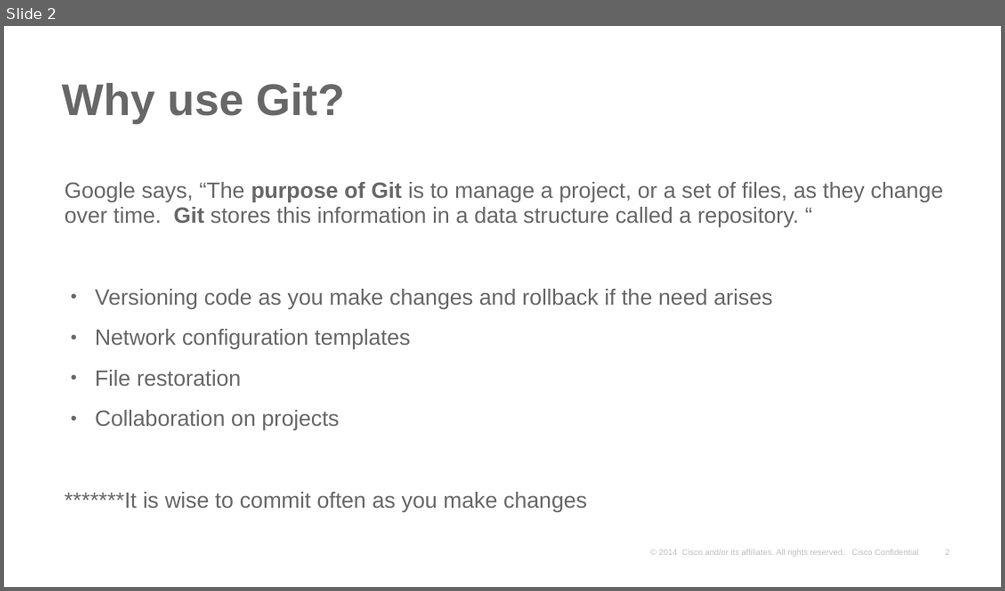
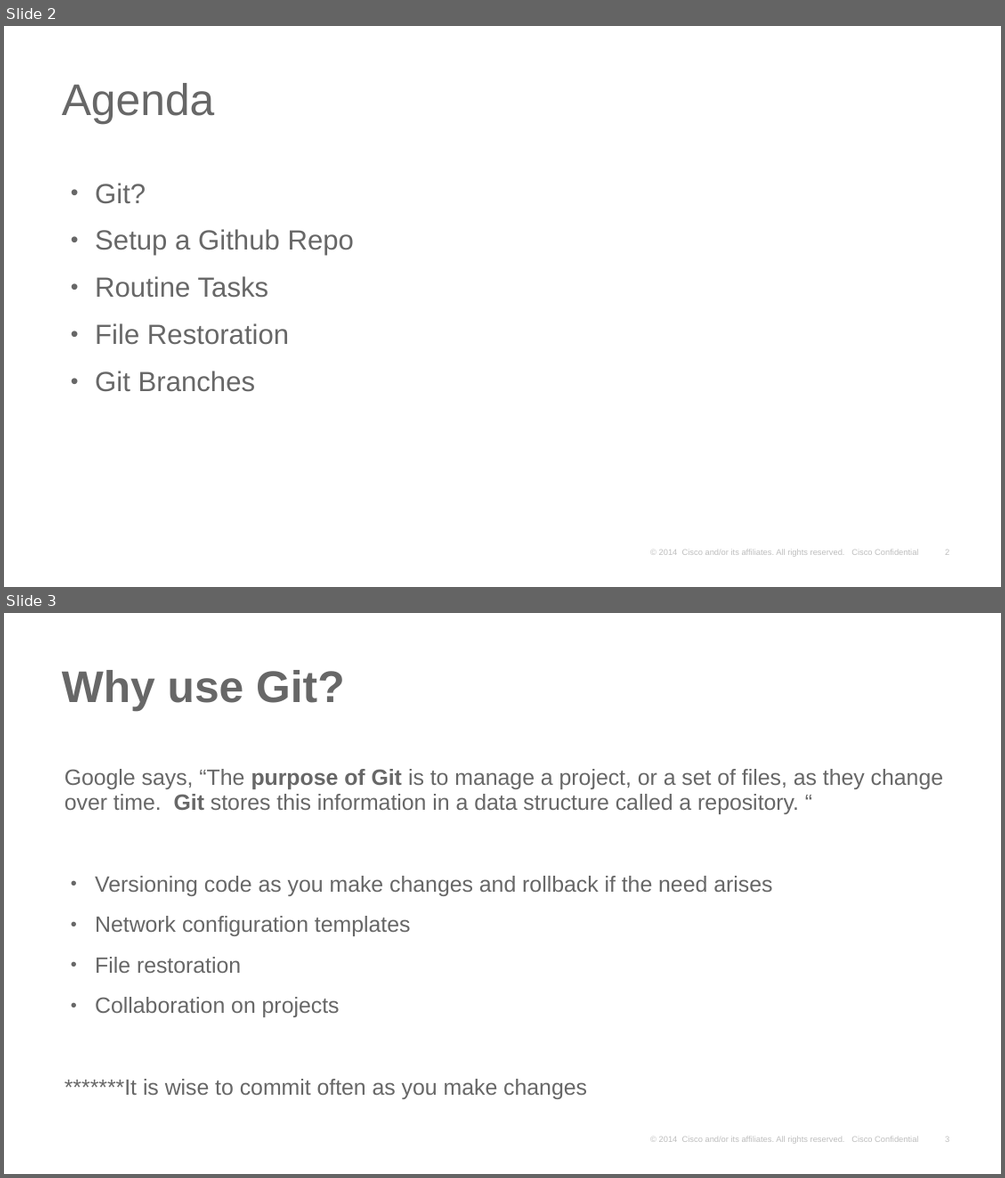
Before and after one commit to spirrello/devshow, a slide deck: Git101.pptx. Shown one above the other, each under a label of ours: slide 2 before the commit, slides 2 and 3 after it. The pictures are 1005x591 and 1005x1178 pixels, drawn with LibreOffice and Linux fonts; fonts in the diff are those of the drawing; background and template pictures are left out. Boxes give left, top, right and bottom in pixels: in the first picture for what was removed or moved away, otherwise in the second. Text is boxed around its words. In the diff, an @@ line names an element or a change of style, - is before the commit and + after.

```diff
--- a/Git101.pptx
+++ b/Git101.pptx
@@ slide 2 added at (4,26,1001,587), background #FFFFFF; not listed: 2 template elements that a slide beside it also shows @@
@@ title added at (62,83,215,125), 32 pt, text #676767 @@
+Agenda
@@ text added at (95,183,354,392), 20 pt, text #676767 @@
+• Git?
+• Setup a Github Repo
+• Routine Tasks
+• File Restoration
+• Git Branches
@@ what was slide 2 is now slide 3 @@
```
Also in this commit, not shown: 3 slides changed, 1 other slide added, 5 other files.
